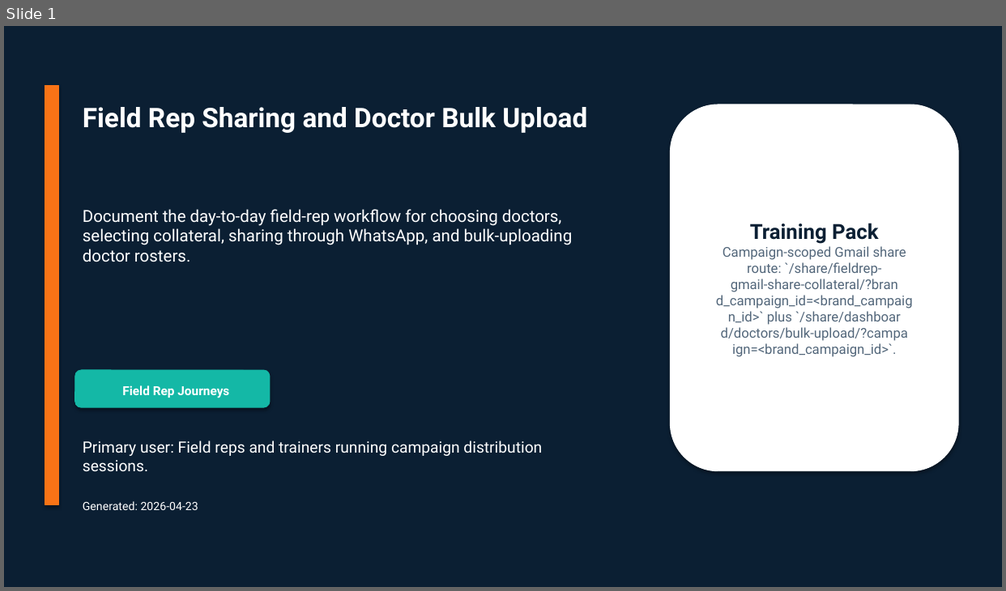
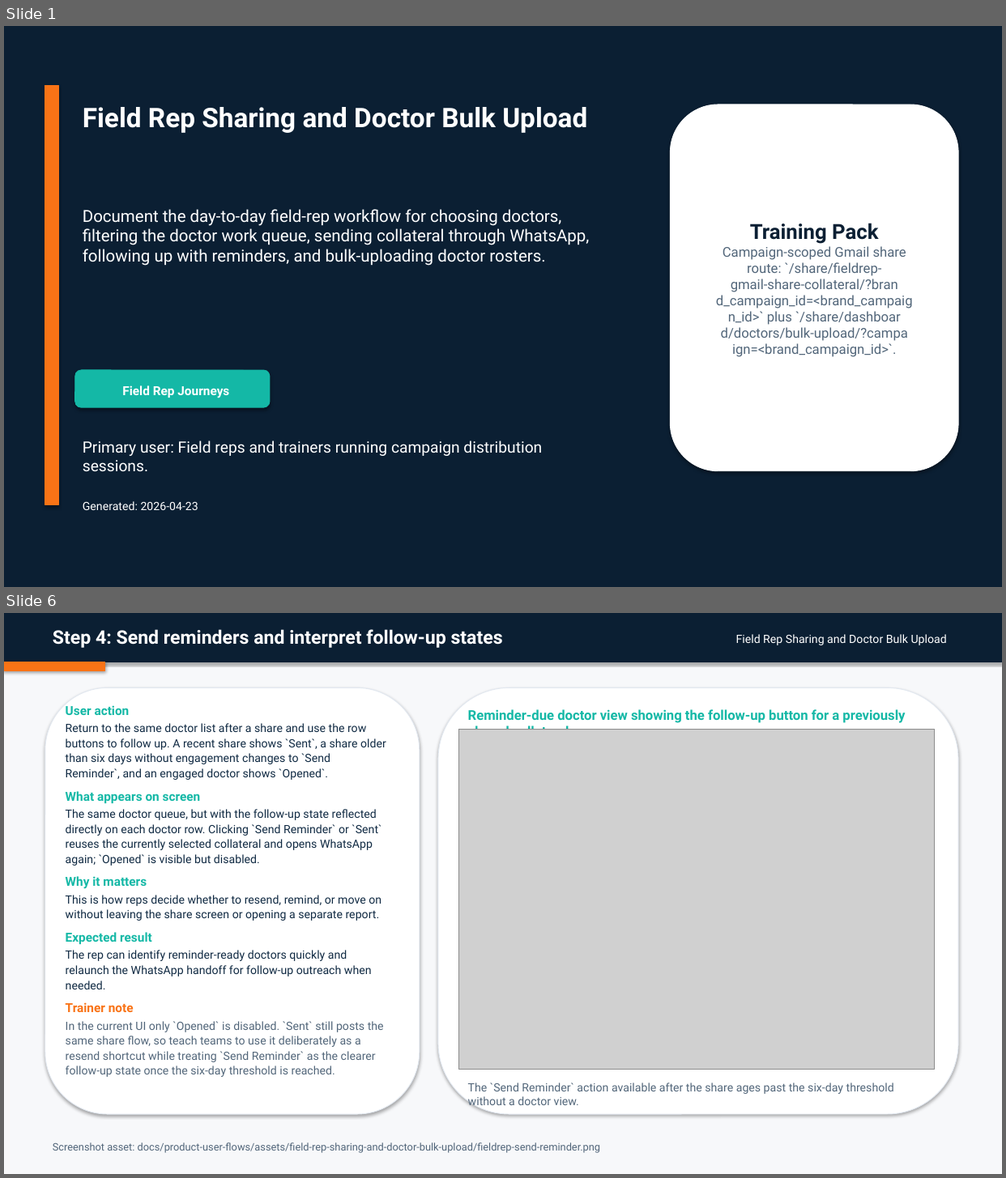
Before and after one commit to admin-masters/inclinic-education-system, a slide deck: output/doc/user-flow-decks/07-field-rep-sharing-and-doctor-bulk-upload.pptx. Shown one above the other, each under a label of ours: slide 1 before the commit, slides 1 and 6 after it; the slides between them are not shown. The pictures are 1006x591 and 1006x1178 pixels, drawn with LibreOffice and Linux fonts; fonts in the diff are those of the drawing; grey boxes stand for pictures. Boxes give left, top, right and bottom in pixels: in the first picture for what was removed or moved away, otherwise in the second. Text is boxed around its words. In the diff, an @@ line names an element or a change of style, - is before the commit and + after.

Commit message:
refresh field rep reminder workflow docs

```diff
--- a/output/doc/user-flow-decks/07-field-rep-sharing-and-doctor-bulk-upload.pptx
+++ b/output/doc/user-flow-decks/07-field-rep-sharing-and-doctor-bulk-upload.pptx
@@ slide 6 added at [4,613,1002,1174], background #F7F8FA @@
@@ rectangle added at [4,613,1002,662], fill #0B1F33, outline #0B1F33 0.75 pt @@
@@ text added at [53,629,503,648], 18 pt, text #FFFFFF, bold @@
+Step 4: Send reminders and interpret follow-up states
@@ text added at [736,634,947,645], 11 pt, text #FFFFFF @@
+Field Rep Sharing and Doctor Bulk Upload
@@ rectangle added at [4,662,105,671], fill #F97316, outline #F97316 0.75 pt @@
@@ rounded rectangle added at [45,688,420,1114], fill #FFFFFF, outline #E2E8F0 0.75 pt @@
@@ text added at [66,705,386,1077], 11 pt, text #102A43 @@
+User action
+Return to the same doctor list after a share and use the row buttons to follow up. A recent share shows `Sent`, a share older than six days without engagement changes to `Send Reminder`, and an engaged doctor shows `Opened`.
+What appears on screen
+The same doctor queue, but with the follow-up state reflected directly on each doctor row. Clicking `Send Reminder` or `Sent` reuses the currently selected collateral and opens WhatsApp again; `Opened` is visible but disabled.
+Why it matters
+This is how reps decide whether to resend, remind, or move on without leaving the share screen or opening a separate report.
+Expected result
+The rep can identify reminder-ready doctors quickly and relaunch the WhatsApp handoff for follow-up outreach when needed.
+Trainer note
+In the current UI only `Opened` is disabled. `Sent` still posts the same share flow, so teach teams to use it deliberately as a resend shortcut while treating `Send Reminder` as the clearer follow-up state once the six-day threshold is reached.
@@ rounded rectangle added at [438,688,958,1114], fill #FFFFFF, outline #E2E8F0 0.75 pt @@
@@ text added at [468,709,905,730], 13 pt, text #14B8A6, bold @@
+Reminder-due doctor view showing the follow-up button for a previously shared collateral.
@@ picture added at [459,729,935,1070] @@
@@ text added at [468,1083,894,1110], 11 pt, text #52667A @@
+The `Send Reminder` action available after the share ages past the six-day threshold without a doctor view.
@@ text added at [53,1143,601,1153], 10 pt, text #52667A @@
+Screenshot asset: docs/product-user-flows/assets/field-rep-sharing-and-doctor-bulk-upload/fieldrep-send-reminder.png
@@ slide 1 changed as well @@
@@ text at [83,209,589,266]: text changed @@
-Document the day-to-day field-rep workflow for choosing doctors, selecting collateral, sharing through WhatsApp, and bulk-uploading doctor rosters.
+Document the day-to-day field-rep workflow for choosing doctors, filtering the doctor work queue, sending collateral through WhatsApp, following up with reminders, and bulk-uploading doctor rosters.
```
Also in this commit, not shown: 7 other slides changed, 11 other files.
